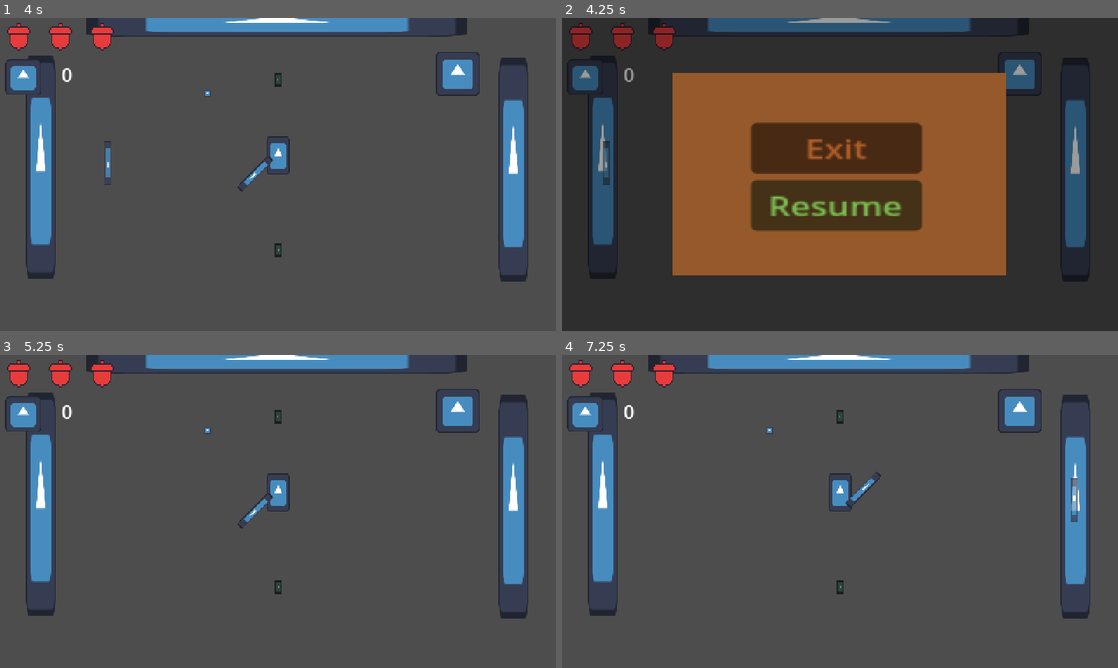
Above: before the commit, frames 1-4 (two rows, left to right).
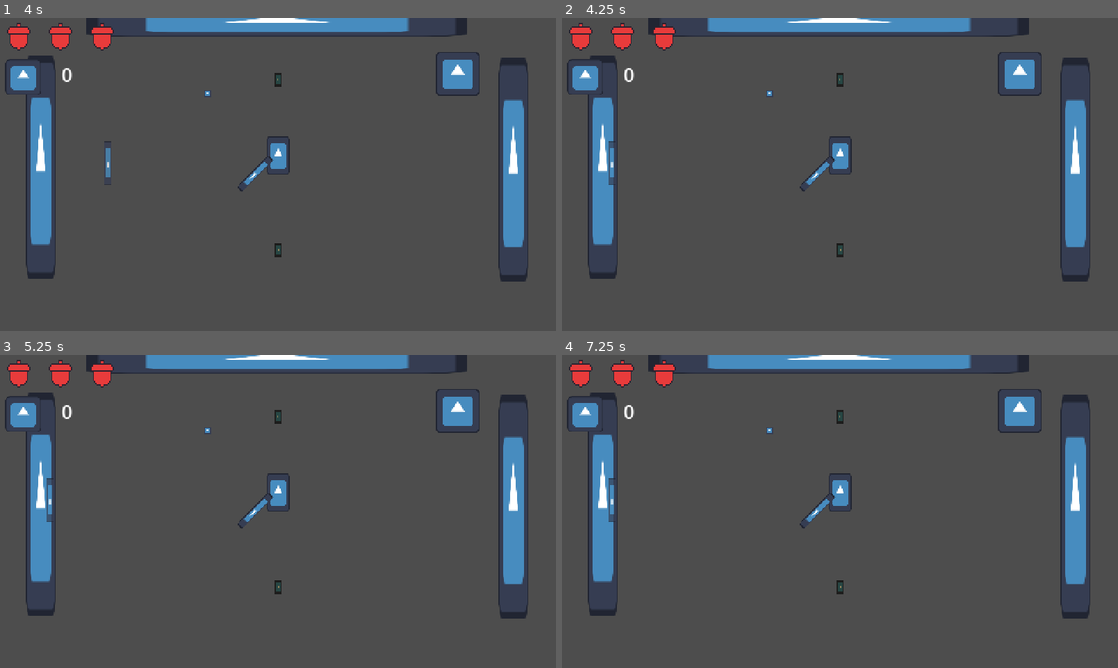
Above: after the commit, the same moments.

Repository: kikis05/SquirrelGame
Game: Godot game, scene res://scenes/main.tscn
The game is run twice, just before and just after one commit, with the same random seed, the same clock (stepped at 60 frames per second) and the same inputs. The engine's default icon, where the game draws it, is replaced by a stand-in: a white triangle on a blue panel in a dark square.
Inputs (mouse positions are in pixels of both pictures, inside the frame that each line leads up to):
- Up to frame 1 (4 s): tap Enter at 0.5, 3.5 s; hold Right (attack_right) 0.53-1.28 s; hold E (attack_toggle) 0.53-1.28 s; hold Down (attack_down) 1.28-2.03 s; tap E (attack_toggle) at 1.35, 2.85 s; tap Space at 2 s; hold Right (attack_right) 2.03-2.78 s; hold E (attack_toggle) 2.03-2.78 s; hold Up (attack_up) 2.78-3.53 s; hold Left (attack_left) from 3.53 s (still down); hold E (attack_toggle) from 3.53 s (still down)
- Up to frame 2 (4.25 s): keep holding Left (attack_left); keep holding E (attack_toggle); tap Escape (Escape) at 4.15 s
- Up to frame 3 (5.25 s): release E (attack_toggle) at 4.28 s; tap E (attack_toggle) at 4.35 s; release Left (attack_left) at 5 s; click (272, 542) at 5 s, where only the run before the commit has a clickable "Resume"
- Up to frame 4 (7.25 s): tap Space at 5.75 s; hold Down (attack_down) 5.78-6.53 s; hold E (attack_toggle) 5.78-6.53 s; tap Enter at 6.5 s; hold Right (attack_right) from 6.53 s (still down); tap E (attack_toggle) at 6.6 s

Frame 1 is identical in both runs. In frame 2, 99% of the frame differs, in the area x 0-100%, y 0-100%; in frame 3, less than 0.1%; in frame 4, 0.5%.

Commit message:
bullet related changes

Diff:
--- a/bullet.gd
+++ b/bullet.gd
@@ -40,12 +40,6 @@
 				has_landed = true
 				landingTimer.start()
 
-func _on_body_entered(body):
-	#group for enemies
-	#if body.is_in_group("enemies"):
-	print("Entered Body")
-	body.die() #not sure what this is
-	queue_free()
 
 #Delete this once we implement collision with enemy
 func _on_destroy_bullet_timeout() -> void:
@@ -63,3 +57,10 @@
 	damage = damage_
 func get_damage():
 	return damage
+
+
+func _on_area_entered(area: Area2D) -> void:
+	if area.is_in_group("enemy"):
+		print("Entered Body")
+		#area.die() #not sure what this is
+		queue_free()
--- a/bullet.tscn
+++ b/bullet.tscn
@@ -28,5 +28,6 @@
 
 [node name="FadeTimer" type="Timer" parent="."]
 
+[connection signal="area_entered" from="." to="." method="_on_area_entered"]
 [connection signal="timeout" from="DestroyBullet" to="." method="_on_destroy_bullet_timeout"]
 [connection signal="timeout" from="FadeTimer" to="." method="_on_fade_timer_timeout"]
--- a/menu.gd
+++ b/menu.gd
@@ -7,12 +7,12 @@
 func pause ():
 	get_tree().paused = true
 
-func handle_escape():
+func _physics_process(delta):
 	if Input.is_action_just_pressed("Escape") and get_tree().paused == false:
 		print("here")
 		pause()
-	elif  Input.is_action_just_pressed("Escape") and get_tree().paused == true:
-		print("here")
+	elif  Input.is_action_just_pressed("Escape") and get_tree().paused == false:
+		print("unpaused")
 		resume()
 
 func _on_resume_pressed() -> void:
--- a/scenes/main.tscn
+++ b/scenes/main.tscn
@@ -38,6 +38,7 @@
 [node name="Coin" parent="." instance=ExtResource("5_o6xl0")]
 
 [node name="CanvasLayer" type="CanvasLayer" parent="."]
+process_mode = 2
 
 [node name="HealthContainer" parent="CanvasLayer" instance=ExtResource("4_jyhfs")]
 
